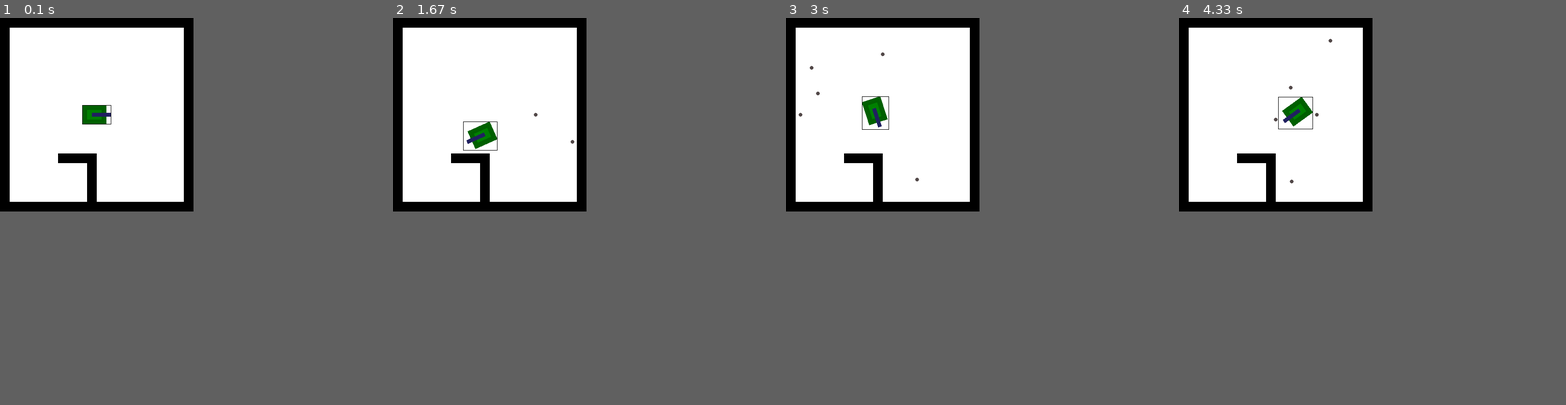
Above: before the commit, frames 1-4 (left to right).
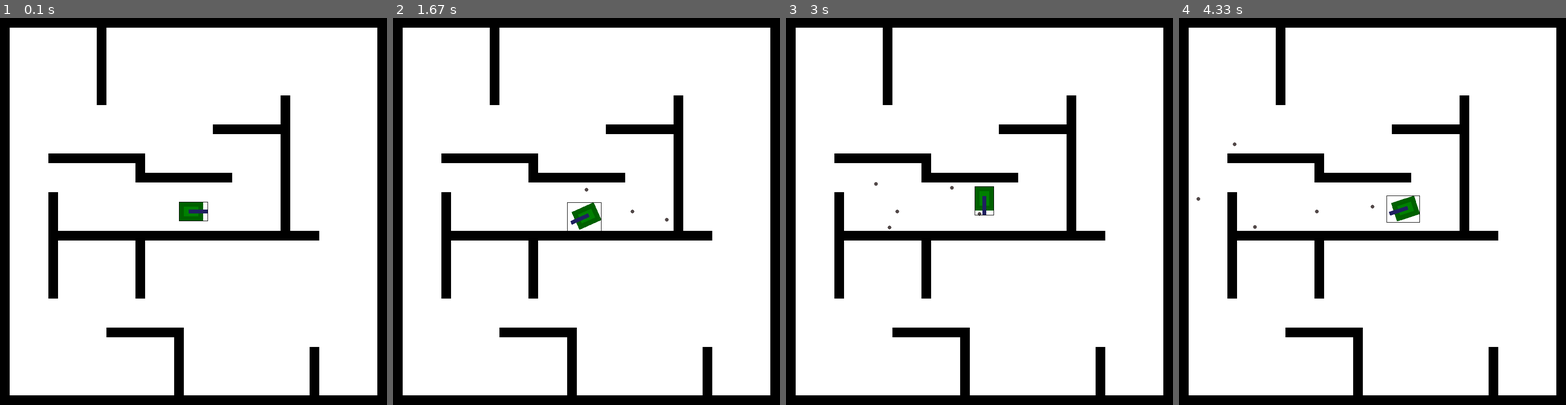
Above: after the commit, the same moments.

Repository: will-hd/Tank-Trouble
Game: pygame game, started from run.py
The game is run twice, just before and just after one commit, with the same random seed, the same clock (stepped at 60 frames per second) and the same inputs.
Inputs:
- Up to frame 1 (0.1 s): no input
- Up to frame 2 (1.67 s): tap F at 0.33, 0.73, 1.03, 1.23, 1.57 s; hold Right 0.67-1.13 s; hold Up 1.17-1.47 s; hold Right from 1.5 s (still down)
- Up to frame 3 (3 s): tap F at 1.87, 2.07, 2.37, 2.63, 2.97 s; release Right at 1.97 s; hold Left 2-2.53 s; hold Down 2.57-2.87 s; hold Left from 2.9 s (still down)
- Up to frame 4 (4.33 s): tap F at 3.27, 3.4, 3.8, 4.1 s; release Left at 3.3 s; hold Up 3.33-3.7 s; hold Right from 3.73 s (still down)
In our replay, the window is 400x400 before the commit and 800x800 after it. These sizes can differ from the game's own. Grey fills any space a smaller window leaves; there, only what the larger window draws over its background counts as a difference.

The runs differ from the first frame. In frame 1, 17% of the frame differs, in the area x 0-100%, y 0-100%; in frame 2, 17%; in frame 3, 17%; in frame 4, 17%.

Commit message:
feat: added larger map

Diff:
--- a/constants.py
+++ b/constants.py
@@ -1,5 +1,6 @@
-DISPLAY_HEIGHT = 400
-DISPLAY_WIDTH = 400
+DISPLAY_HEIGHT = 800
+DISPLAY_WIDTH = 800
+BLOCKSIZE = 20
 
 WHITE = (255, 255, 255)
 BLACK = (0, 0, 0)
--- /dev/null
+++ b/map_maker.py
@@ -0,0 +1,16 @@
+import numpy as np
+import constants
+
+C = int(constants.DISPLAY_WIDTH/constants.BLOCKSIZE)
+R = int(constants.DISPLAY_HEIGHT/constants.BLOCKSIZE)
+
+map = np.zeros((C, R), dtype="int8")
+
+for idy, row in enumerate(map):
+    for idx, block in enumerate(row):
+        if idy == 0 or idy == R-1:
+            map[idx, idy] = int(1)
+        if idx == 0 or idx == C-1:
+            map[idx, idy] = 1
+
+np.savetxt("maps\map1.txt", map, fmt='%.1g')
--- /dev/null
+++ b/maps/map1.txt
@@ -0,0 +1,40 @@
+1 1 1 1 1 1 1 1 1 1 1 1 1 1 1 1 1 1 1 1 1 1 1 1 1 1 1 1 1 1 1 1 1 1 1 1 1 1 1 1
+1 0 0 0 0 0 0 0 0 0 1 0 0 0 0 0 0 0 0 0 0 0 0 0 0 0 0 0 0 0 0 0 0 0 0 0 0 0 0 1
+1 0 0 0 0 0 0 0 0 0 1 0 0 0 0 0 0 0 0 0 0 0 0 0 0 0 0 0 0 0 0 0 0 0 0 0 0 0 0 1
+1 0 0 0 0 0 0 0 0 0 1 0 0 0 0 0 0 0 0 0 0 0 0 0 0 0 0 0 0 0 0 0 0 0 0 0 0 0 0 1
+1 0 0 0 0 0 0 0 0 0 1 0 0 0 0 0 0 0 0 0 0 0 0 0 0 0 0 0 0 0 0 0 0 0 0 0 0 0 0 1
+1 0 0 0 0 0 0 0 0 0 1 0 0 0 0 0 0 0 0 0 0 0 0 0 0 0 0 0 0 0 0 0 0 0 0 0 0 0 0 1
+1 0 0 0 0 0 0 0 0 0 1 0 0 0 0 0 0 0 0 0 0 0 0 0 0 0 0 0 0 0 0 0 0 0 0 0 0 0 0 1
+1 0 0 0 0 0 0 0 0 0 1 0 0 0 0 0 0 0 0 0 0 0 0 0 0 0 0 0 0 0 0 0 0 0 0 0 0 0 0 1
+1 0 0 0 0 0 0 0 0 0 1 0 0 0 0 0 0 0 0 0 0 0 0 0 0 0 0 0 0 1 0 0 0 0 0 0 0 0 0 1
+1 0 0 0 0 0 0 0 0 0 0 0 0 0 0 0 0 0 0 0 0 0 0 0 0 0 0 0 0 1 0 0 0 0 0 0 0 0 0 1
+1 0 0 0 0 0 0 0 0 0 0 0 0 0 0 0 0 0 0 0 0 0 0 0 0 0 0 0 0 1 0 0 0 0 0 0 0 0 0 1
+1 0 0 0 0 0 0 0 0 0 0 0 0 0 0 0 0 0 0 0 0 0 1 1 1 1 1 1 1 1 0 0 0 0 0 0 0 0 0 1
+1 0 0 0 0 0 0 0 0 0 0 0 0 0 0 0 0 0 0 0 0 0 0 0 0 0 0 0 0 1 0 0 0 0 0 0 0 0 0 1
+1 0 0 0 0 0 0 0 0 0 0 0 0 0 0 0 0 0 0 0 0 0 0 0 0 0 0 0 0 1 0 0 0 0 0 0 0 0 0 1
+1 0 0 0 0 1 1 1 1 1 1 1 1 1 1 0 0 0 0 0 0 0 0 0 0 0 0 0 0 1 0 0 0 0 0 0 0 0 0 1
+1 0 0 0 0 0 0 0 0 0 0 0 0 0 1 0 0 0 0 0 0 0 0 0 0 0 0 0 0 1 0 0 0 0 0 0 0 0 0 1
+1 0 0 0 0 0 0 0 0 0 0 0 0 0 1 1 1 1 1 1 1 1 1 1 0 0 0 0 0 1 0 0 0 0 0 0 0 0 0 1
+1 0 0 0 0 0 0 0 0 0 0 0 0 0 0 0 0 0 0 0 0 0 0 0 0 0 0 0 0 1 0 0 0 0 0 0 0 0 0 1
+1 0 0 0 0 1 0 0 0 0 0 0 0 0 0 0 0 0 0 0 0 0 0 0 0 0 0 0 0 1 0 0 0 0 0 0 0 0 0 1
+1 0 0 0 0 1 0 0 0 0 0 0 0 0 0 0 0 0 0 0 0 0 0 0 0 0 0 0 0 1 0 0 0 0 0 0 0 0 0 1
+1 0 0 0 0 1 0 0 0 0 0 0 0 0 0 0 0 0 0 0 0 0 0 0 0 0 0 0 0 1 0 0 0 0 0 0 0 0 0 1
+1 0 0 0 0 1 0 0 0 0 0 0 0 0 0 0 0 0 0 0 0 0 0 0 0 0 0 0 0 1 0 0 0 0 0 0 0 0 0 1
+1 0 0 0 0 1 1 1 1 1 1 1 1 1 1 1 1 1 1 1 1 1 1 1 1 1 1 1 1 1 1 1 1 0 0 0 0 0 0 1
+1 0 0 0 0 1 0 0 0 0 0 0 0 0 1 0 0 0 0 0 0 0 0 0 0 0 0 0 0 0 0 0 0 0 0 0 0 0 0 1
+1 0 0 0 0 1 0 0 0 0 0 0 0 0 1 0 0 0 0 0 0 0 0 0 0 0 0 0 0 0 0 0 0 0 0 0 0 0 0 1
+1 0 0 0 0 1 0 0 0 0 0 0 0 0 1 0 0 0 0 0 0 0 0 0 0 0 0 0 0 0 0 0 0 0 0 0 0 0 0 1
+1 0 0 0 0 1 0 0 0 0 0 0 0 0 1 0 0 0 0 0 0 0 0 0 0 0 0 0 0 0 0 0 0 0 0 0 0 0 0 1
+1 0 0 0 0 1 0 0 0 0 0 0 0 0 1 0 0 0 0 0 0 0 0 0 0 0 0 0 0 0 0 0 0 0 0 0 0 0 0 1
+1 0 0 0 0 1 0 0 0 0 0 0 0 0 1 0 0 0 0 0 0 0 0 0 0 0 0 0 0 0 0 0 0 0 0 0 0 0 0 1
+1 0 0 0 0 0 0 0 0 0 0 0 0 0 0 0 0 0 0 0 0 0 0 0 0 0 0 0 0 0 0 0 0 0 0 0 0 0 0 1
+1 0 0 0 0 0 0 0 0 0 0 0 0 0 0 0 0 0 0 0 0 0 0 0 0 0 0 0 0 0 0 0 0 0 0 0 0 0 0 1
+1 0 0 0 0 0 0 0 0 0 0 0 0 0 0 0 0 0 0 0 0 0 0 0 0 0 0 0 0 0 0 0 0 0 0 0 0 0 0 1
+1 0 0 0 0 0 0 0 0 0 0 1 1 1 1 1 1 1 1 0 0 0 0 0 0 0 0 0 0 0 0 0 0 0 0 0 0 0 0 1
+1 0 0 0 0 0 0 0 0 0 0 0 0 0 0 0 0 0 1 0 0 0 0 0 0 0 0 0 0 0 0 0 0 0 0 0 0 0 0 1
+1 0 0 0 0 0 0 0 0 0 0 0 0 0 0 0 0 0 1 0 0 0 0 0 0 0 0 0 0 0 0 0 1 0 0 0 0 0 0 1
+1 0 0 0 0 0 0 0 0 0 0 0 0 0 0 0 0 0 1 0 0 0 0 0 0 0 0 0 0 0 0 0 1 0 0 0 0 0 0 1
+1 0 0 0 0 0 0 0 0 0 0 0 0 0 0 0 0 0 1 0 0 0 0 0 0 0 0 0 0 0 0 0 1 0 0 0 0 0 0 1
+1 0 0 0 0 0 0 0 0 0 0 0 0 0 0 0 0 0 1 0 0 0 0 0 0 0 0 0 0 0 0 0 1 0 0 0 0 0 0 1
+1 0 0 0 0 0 0 0 0 0 0 0 0 0 0 0 0 0 1 0 0 0 0 0 0 0 0 0 0 0 0 0 1 0 0 0 0 0 0 1
+1 1 1 1 1 1 1 1 1 1 1 1 1 1 1 1 1 1 1 1 1 1 1 1 1 1 1 1 1 1 1 1 1 1 1 1 1 1 1 1
--- a/wall.py
+++ b/wall.py
@@ -1,36 +1,15 @@
 import pygame
 import constants
+import numpy as np
 
-wall_map = [
-    [1, 1, 1, 1, 1, 1, 1, 1, 1, 1, 1, 1, 1, 1, 1, 1, 1, 1, 1, 1],
-    [1, 0, 0, 0, 0, 0, 0, 0, 0, 0, 0, 0, 0, 0, 0, 0, 0, 0, 0, 1],
-    [1, 0, 0, 0, 0, 0, 0, 0, 0, 0, 0, 0, 0, 0, 0, 0, 0, 0, 0, 1],
-    [1, 0, 0, 0, 0, 0, 0, 0, 0, 0, 0, 0, 0, 0, 0, 0, 0, 0, 0, 1],
-    [1, 0, 0, 0, 0, 0, 0, 0, 0, 0, 0, 0, 0, 0, 0, 0, 0, 0, 0, 1],
-    [1, 0, 0, 0, 0, 0, 0, 0, 0, 0, 0, 0, 0, 0, 0, 0, 0, 0, 0, 1],
-    [1, 0, 0, 0, 0, 0, 0, 0, 0, 0, 0, 0, 0, 0, 0, 0, 0, 0, 0, 1],
-    [1, 0, 0, 0, 0, 0, 0, 0, 0, 0, 0, 0, 0, 0, 0, 0, 0, 0, 0, 1],
-    [1, 0, 0, 0, 0, 0, 0, 0, 0, 0, 0, 0, 0, 0, 0, 0, 0, 0, 0, 1],
-    [1, 0, 0, 0, 0, 0, 0, 0, 0, 0, 0, 0, 0, 0, 0, 0, 0, 0, 0, 1],
-    [1, 0, 0, 0, 0, 0, 0, 0, 0, 0, 0, 0, 0, 0, 0, 0, 0, 0, 0, 1],
-    [1, 0, 0, 0, 0, 0, 0, 0, 0, 0, 0, 0, 0, 0, 0, 0, 0, 0, 0, 1],
-    [1, 0, 0, 0, 0, 0, 0, 0, 0, 0, 0, 0, 0, 0, 0, 0, 0, 0, 0, 1],
-    [1, 0, 0, 0, 0, 0, 0, 0, 0, 0, 0, 0, 0, 0, 0, 0, 0, 0, 0, 1],
-    [1, 0, 0, 0, 0, 0, 1, 1, 1, 1, 0, 0, 0, 0, 0, 0, 0, 0, 0, 1],
-    [1, 0, 0, 0, 0, 0, 0, 0, 0, 1, 0, 0, 0, 0, 0, 0, 0, 0, 0, 1],
-    [1, 0, 0, 0, 0, 0, 0, 0, 0, 1, 0, 0, 0, 0, 0, 0, 0, 0, 0, 1],
-    [1, 0, 0, 0, 0, 0, 0, 0, 0, 1, 0, 0, 0, 0, 0, 0, 0, 0, 0, 1],
-    [1, 0, 0, 0, 0, 0, 0, 0, 0, 1, 0, 0, 0, 0, 0, 0, 0, 0, 0, 1],
-    [1, 1, 1, 1, 1, 1, 1, 1, 1, 1, 1, 1, 1, 1, 1, 1, 1, 1, 1, 1]
-]
+wall_map = np.loadtxt("maps\map1.txt", dtype="int8")
 
 class Wall(pygame.sprite.Sprite):
     def __init__(self, wall_group, col, row) -> None:
         super().__init__(wall_group)
-        BLOCKSIZE = 20
 
-        self.image = pygame.Surface([BLOCKSIZE, BLOCKSIZE])
+        self.image = pygame.Surface([constants.BLOCKSIZE, constants.BLOCKSIZE])
         self.image.fill((0, 0, 0))
         self.rect = self.image.get_rect()
 
-        self.rect.x, self.rect.y  = col*BLOCKSIZE, row*BLOCKSIZE
+        self.rect.x, self.rect.y  = col*constants.BLOCKSIZE, row*constants.BLOCKSIZE
